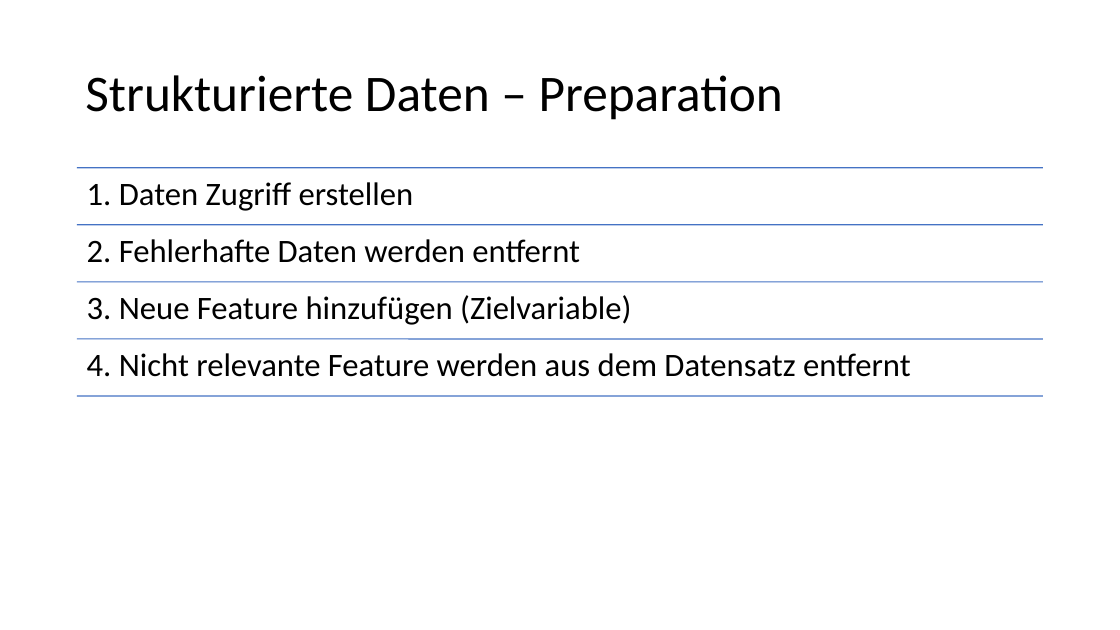
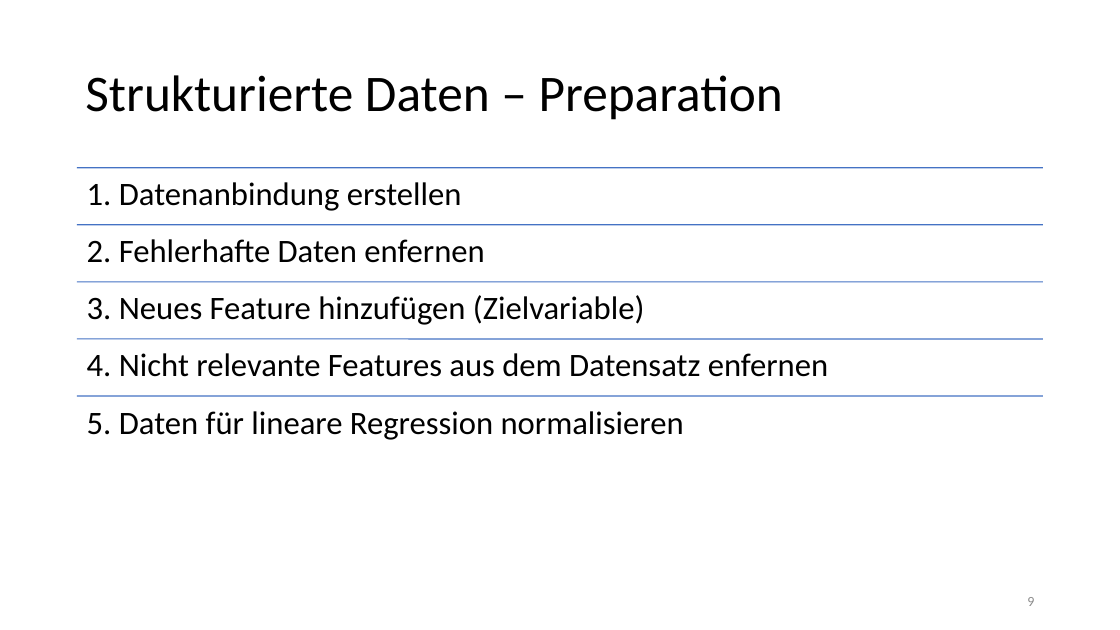
Before and after one commit to Flitschi7/big-data-management, a slide deck: slide 9 of Organisational/Dokumentation HHZ Rocket Project.pptx (slide 8 before the commit). Drawn at 1120x630 pixels with LibreOffice and Linux fonts; fonts in the diff are those of the drawing. Boxes give left, top, right and bottom in pixels: in the first picture for what was removed or moved away, otherwise in the second. Text is boxed around its words. In the diff, an @@ line names an element or a change of style, - is before the commit and + after.

```diff
--- a/Organisational/Dokumentation HHZ Rocket Project.pptx
+++ b/Organisational/Dokumentation HHZ Rocket Project.pptx
@@ text at [87, 182, 462, 211]: text changed @@
-1. Daten Zugriff erstellen
+1. Datenanbindung erstellen
@@ text at [87, 239, 484, 263]: text changed @@
-2. Fehlerhafte Daten werden entfernt
+2. Fehlerhafte Daten enfernen
@@ text at [87, 295, 645, 325]: text changed @@
-3. Neue Feature hinzufügen (Zielvariable)
+3. Neues Feature hinzufügen (Zielvariable)
@@ text at [87, 353, 828, 377]: text changed @@
-4. Nicht relevante Feature werden aus dem Datensatz entfernt
+4. Nicht relevante Features aus dem Datensatz enfernen
@@ text added at [87, 411, 684, 440], 28 pt, text #000000 @@
+5. Daten für lineare Regression normalisieren
@@ page number added at [1027, 597, 1034, 606], 12 pt, text #8C8C8C @@
+9
```
Also in this commit, not shown: 25 other slides changed, 5 slides added, 2 slides removed.
